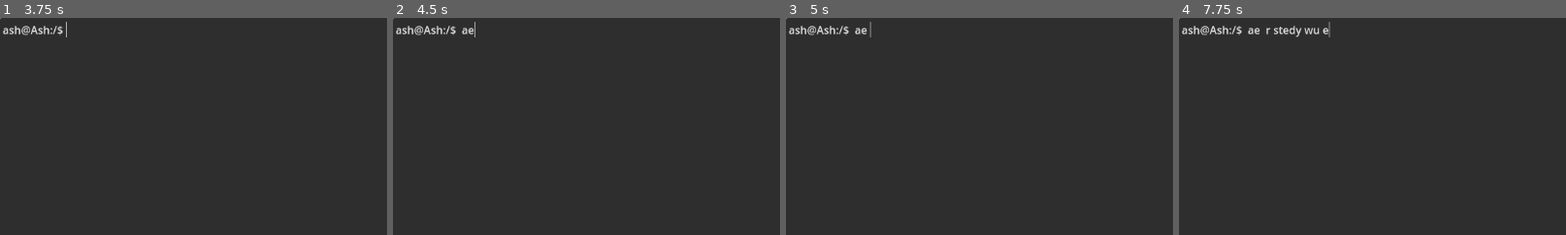
Above: before the commit, frames 1-4 (left to right).
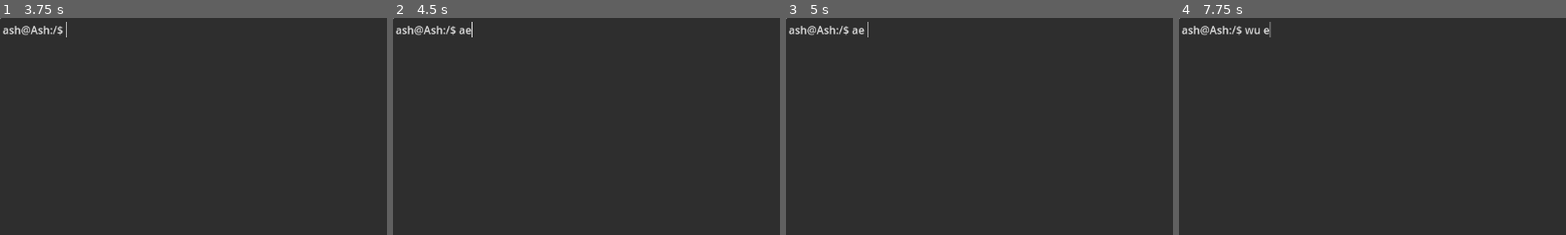
Above: after the commit, the same moments.

Repository: CrippledJevil/Command-Line-Invaders
Game: Godot game, scene res://Scenes/scene.tscn
The game is run twice, just before and just after one commit, with the same random seed, the same clock (stepped at 60 frames per second) and the same inputs.
Inputs (mouse positions are % of the whole screen's width and height, from its top left):
- Up to frame 1 (3.75 s): click (78, 50) at 0.52 s; type "Alex" at 0.6 s; tap Enter at 1.25, 1.35, 2.3, 2.75, 2.85 s; move the mouse to (72, 45) at 1.27 s; hold D 1.28-2.03 s; click (72, 45) at 1.42 s; tap Space at 1.52, 2, 2.27, 3.5 s; tap E at 1.55, 2.1, 3.05 s; move the mouse to (30, 55) at 2.02 s; hold S 2.03-2.78 s; move the mouse to (60, 28) at 2.77 s; hold D 2.78-3.53 s; move the mouse to (45, 70) at 3.52 s; hold W from 3.53 s (still down); tap Q at 3.6 s; click (45, 70) at 3.67 s
- Up to frame 2 (4.5 s): tap Space at 3.77 s; tap Enter at 3.8, 4.25 s; move the mouse to (80, 65) at 4.27 s; release W at 4.28 s; hold A from 4.28 s (still down); tap E at 4.35 s
- Up to frame 3 (5 s): keep holding A; tap Space at 4.52 s
- Up to frame 4 (7.75 s): tap Space at 5, 5.27, 6.77, 7.52 s; move the mouse to (20, 35) at 5.02 s; tap R at 5.1 s; tap Enter at 5.3, 6.8 s; move the mouse to (55, 50) at 5.77 s; release A at 5.78 s; hold S 5.78-6.53 s; tap T at 5.85 s; click (55, 50) at 5.92 s; tap E at 6.05, 7.55 s; move the mouse to (35, 25) at 6.52 s; hold D 6.53-7.28 s; tap Y at 6.6 s; move the mouse to (72, 45) at 7.27 s; hold W from 7.28 s (still down); tap U at 7.35 s
The pictures show only the part of the screen within x 0-50%, y 0-50%; the shares and areas given below are measured in that part.

Frame 1 is identical in both runs. In frame 2, 0.1% of the frame differs, in the area x 17-22%, y 1-9%; in frame 3, 0.1%; in frame 4, 0.5%, in the area x 17-40%, y 1-9%.

Commit message:
Fix enter

Diff:
--- a/Scripts/Terminal.gd
+++ b/Scripts/Terminal.gd
@@ -57,6 +57,7 @@
       return
     if keyEvent.key_label == KEY_ENTER:
       print(self.text.substr(prompt.length()))
+      new_text = prompt
       self.text = prompt
       return
     var char = process_text(keyEvent, false)
